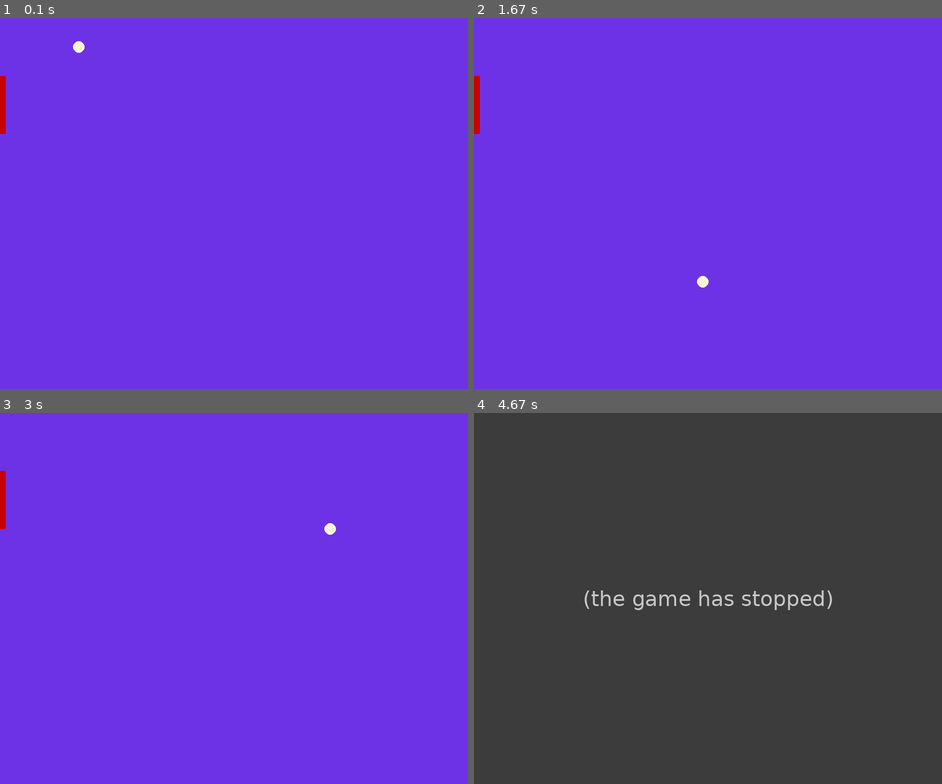
Above: before the commit, frames 1-4 (two rows, left to right).
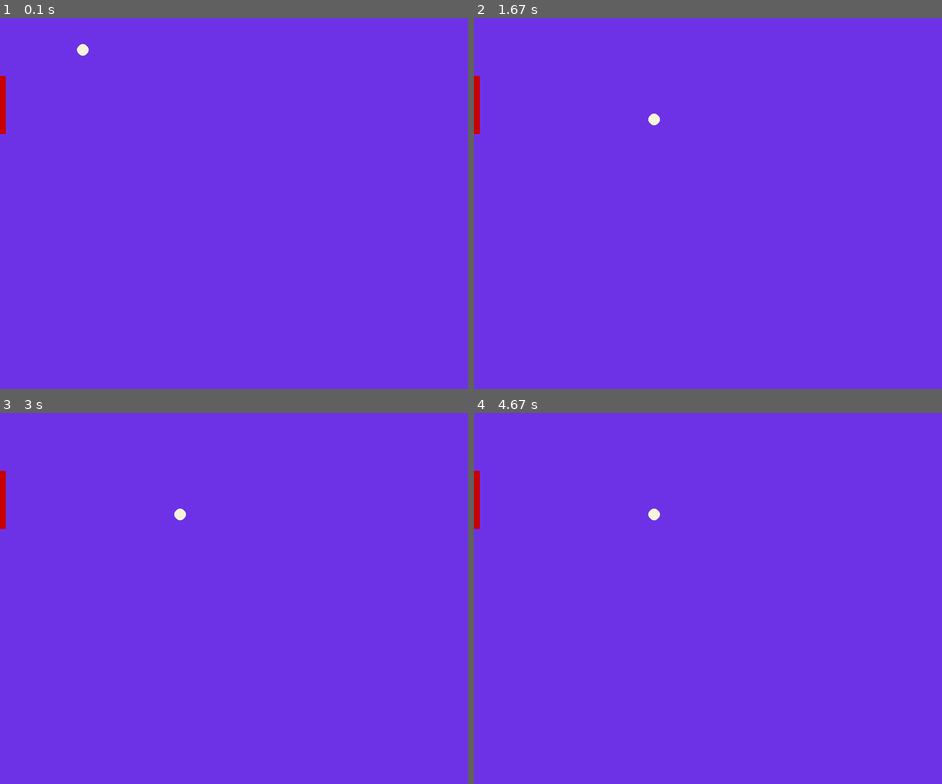
Above: after the commit, the same moments.

Repository: BackMountainDevil/pongPygame
Game: pygame game, started from pong.py
The game is run twice, just before and just after one commit, with the same random seed, the same clock (stepped at 60 frames per second) and the same inputs.
Inputs:
- Up to frame 1 (0.1 s): no input
- Up to frame 2 (1.67 s): tap Space at 0.33 s
- Up to frame 3 (3 s): no input
- Up to frame 4 (4.67 s): no input

The runs differ from the first frame. In frame 1, less than 0.1% of the frame differs, in the area x 15-19%, y 6-11%; in frame 2, 0.1%; in frame 3, 0.1%; in frame 4, 100%, in the area x 0-100%, y 0-100%.
Before the commit the program exited at 4.47 s; later frames show no game.

Commit message:
加入空格暂停的功能

Diff:
--- a/pong.py
+++ b/pong.py
@@ -10,7 +10,7 @@
 @Desc    :  基于py3-pygame的乒乓球游戏
 '''
 import pygame
-from pygame.locals import K_DOWN, K_UP
+from pygame.locals import K_DOWN, K_UP, K_SPACE
 import time
 
 MUSICPATH = "pong/pong.ogg"
@@ -38,7 +38,7 @@
     isDownpress = False  # 键盘“下” 是否按下
 
     isload = False  # 音乐是否载入
-
+    ispause = False     # 是否暂停
     pygame.init()
     screen = pygame.display.set_mode((WIDTH, HEIGHT))
     pygame.display.set_caption('Pong Pygame program')
@@ -51,6 +51,7 @@
         print("警告信息： ", m, "， 请正确配置音频文件")
     while True:
         screen.fill(CBACK)  # 清空画面为背景色
+
         time.sleep(0.01)
         for event in pygame.event.get():
             if event.type == pygame.QUIT:
@@ -62,31 +63,33 @@
                     isUppress = True  # 用标志来解决键盘一直按着的情况
                 elif pressed_keys[K_DOWN]:
                     isDownpress = True
+                elif pressed_keys[K_SPACE]:     # 空格键 暂停
+                    ispause = not ispause
             elif event.type == pygame.KEYUP:  # 按键释放后将按下标志设置为 假
                 isUppress = isDownpress = False
 
-        if (rkty - rkstep >= 0) and isUppress:  # 球拍的边界处理，一直按着也能移动球拍
-            rkty = rkty - rkstep
-        if (rkty + rkth + rkstep <= HEIGHT) and isDownpress:
-            rkty = rkty + rkstep
+        if not ispause:  # 未暂停的情况下才处理移动
+            if (rkty - rkstep >= 0) and isUppress:  # 球拍的边界处理，一直按着也能移动球拍
+                rkty = rkty - rkstep
+            if (rkty + rkth + rkstep <= HEIGHT) and isDownpress:
+                rkty = rkty + rkstep
 
+            if x > WIDTH:  # 球的边界处理
+                speedx = -speedx
+            elif x < (rkwh + radius):   # 左边界
+                if (y > rkty) and (y < (rkty + rkth)):  # 球拍范围内
+                    speedx = -speedx
+                    if isload:  # 避免音频未正确加载导致的程序异常结束
+                        pygame.mixer.music.play()
+                else:   # 未击中球拍
+                    pygame.quit()
+                    return 0
+            if (y > HEIGHT or y < 0):   # 上下边界
+                speedy = -speedy
+            x = x + speedx
+            y = y + speedy
         pygame.draw.rect(screen, CRKT, (0, rkty, rkwh, rkth), 0)  # 画填充矩形：球拍
         pygame.draw.circle(screen, CBALL, (x, y), radius, 0)  # 画实心球
-        if x > WIDTH:  # 球的边界处理
-            speedx = -speedx
-        elif x < (rkwh + radius):   # 左边界
-            if (y > rkty) and (y < (rkty + rkth)):  # 球拍范围内
-                speedx = -speedx
-                if isload:  # 避免音频未正确加载导致的程序异常结束
-                    pygame.mixer.music.play()
-            else:   # 未击中球拍
-                pygame.quit()
-                return 0
-        if (y > HEIGHT or y < 0):   # 上下边界
-            speedy = -speedy
-        x = x + speedx
-        y = y + speedy
-
         pygame.display.update()
 
 
Not shown, changed: README.md
